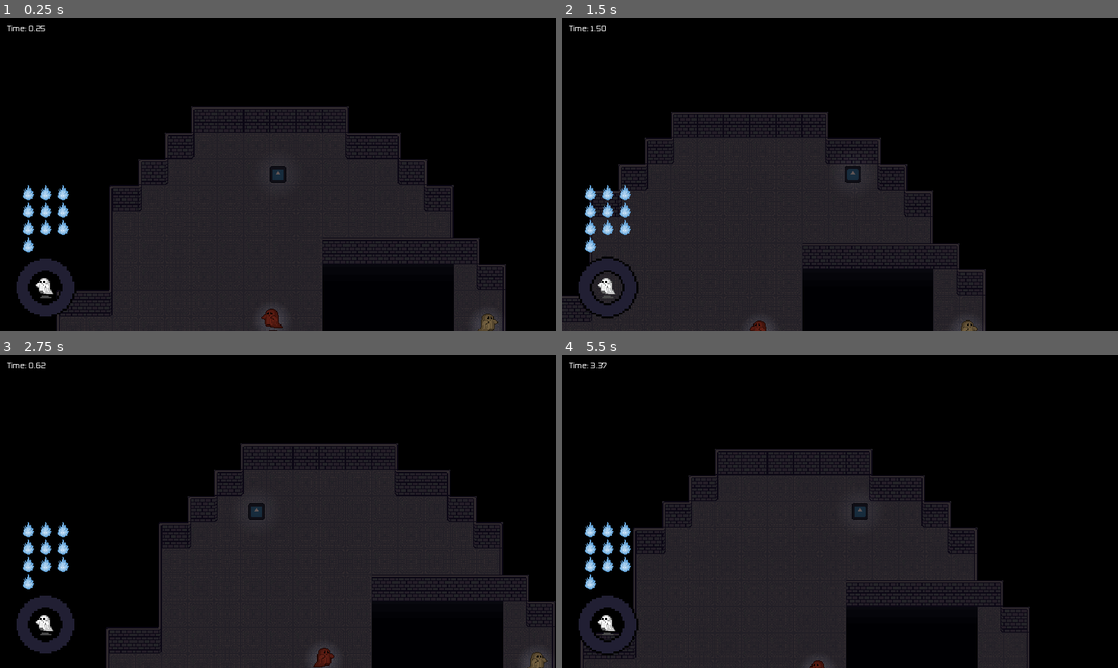
Above: before the commit, frames 1-4 (two rows, left to right).
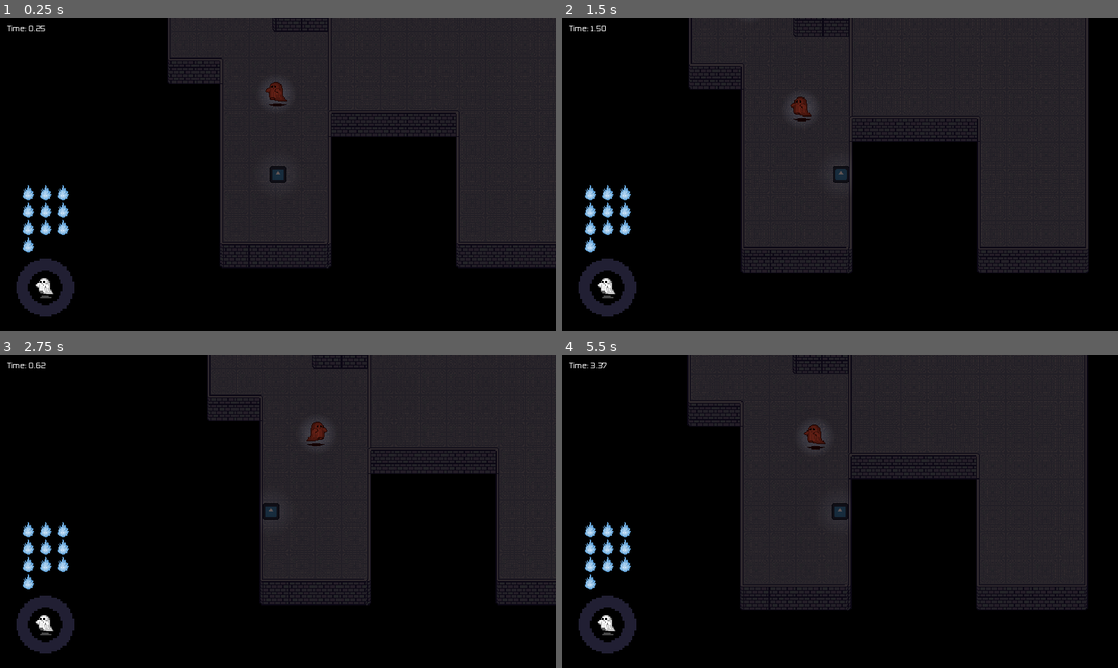
Above: after the commit, the same moments.

Repository: junyynyyn/Summer-Jam-2024
Game: Godot game, scene res://Scenes/Levels/Level3.tscn
Same seed, same stepped clock (60 frames per second), same inputs: the game is played once before the commit and once after it. This scene is started directly instead of the project's main scene. The engine's default icon, where the game draws it, is replaced by a stand-in: a white triangle on a blue panel in a dark square.
Inputs (mouse positions are in pixels of both pictures, inside the frame that each line leads up to):
- Up to frame 1 (0.25 s): no input
- Up to frame 2 (1.5 s): tap Enter at 0.5 s; move the mouse to (962, 158) at 0.52 s; hold D (right) 0.53-1.25 s; click (962, 158) at 0.6 s; tap W (up) at 0.77 s; drag from (728, 190) to (862, 174) at 1.27 s
- Up to frame 3 (2.75 s): move the mouse to (333, 442) at 2.02 s; hold A (left) from 2.03 s (still down); tap R at 2.1 s
- Up to frame 4 (5.5 s): release A (left) at 2.75 s; drag from (812, 574) to (673, 464) at 2.77 s; move the mouse to (1006, 558) at 3.52 s; hold D (right) 3.53-4.25 s; tap E at 3.6 s; tap W (up) at 3.77 s; drag from (673, 464) to (862, 511) at 4.27 s; move the mouse to (867, 511) at 5.02 s; hold D (right) from 5.03 s (still down); click (867, 511) at 5.1 s

The runs differ from the first frame. In frame 1, 53% of the frame differs, in the area x 10-100%, y 0-100%; in frame 2, 55%, in the area x 0-95%, y 0-100%; in frame 3, 48%; in frame 4, 55%.

Commit message:
Added web server code to repo

Diff:
--- a/UniMelb Game Jam/Scenes/Levels/Level3.tscn
+++ b/UniMelb Game Jam/Scenes/Levels/Level3.tscn
@@ -1,15 +1,13 @@
-[gd_scene load_steps=7 format=3 uid="uid://1mcxpxt45q80"]
+[gd_scene load_steps=5 format=3 uid="uid://1mcxpxt45q80"]
 
 [ext_resource type="PackedScene" uid="uid://dubob17g2sofp" path="res://Scenes/Levels/Level.tscn" id="1_w2kxf"]
 [ext_resource type="PackedScene" uid="uid://bbx8gevwkjq42" path="res://Scenes/Levels/Level4.tscn" id="2_gko7p"]
 [ext_resource type="PackedScene" uid="uid://cdrqjrhwbo643" path="res://Scenes/Enemies/Vanishing Ghost.tscn" id="3_xrqyw"]
 [ext_resource type="PackedScene" uid="uid://cguvwquhnifu3" path="res://Scenes/Enemies/Running Ghost.tscn" id="4_fo0bp"]
-[ext_resource type="PackedScene" uid="uid://ii8dc3g05ti5" path="res://Scenes/Enemies/Turning Ghost.tscn" id="4_i2vhg"]
-[ext_resource type="PackedScene" uid="uid://ddtqkme5jcwp6" path="res://Scenes/Enemies/Mirrored Ghost.tscn" id="5_oqogs"]
 
 [node name="Level" groups=["Level3"] instance=ExtResource("1_w2kxf")]
 level_name = "Level3"
-ghost_quota = 3
+ghost_quota = 5
 next_level = ExtResource("2_gko7p")
 TwoStar = 3.5
 ThreeStar = 3.0
@@ -17,22 +15,28 @@
 
 [node name="TileMap" parent="." index="2"]
 layer_0/tile_data = PackedInt32Array(393217, 65540, 1, 458753, 65540, 1, 524289, 65540, 1, 589825, 65540, 1, 655361, 65 …(4467 unchanged characters)…
-layer_1/tile_data = PackedInt32Array(-65528, 65540, 0, -6552 …(1522 unchanged characters)… 0, 2, 262156, 65540, 2, 262155, 65540, 2)
+layer_1/tile_data = PackedInt32Array(-65528, 65540, 0, -6552 …(1522 unchanged characters)… 0, 2, 262156, 65540, 2, 262155, 65540, 2, 851975, 131076, 1, 786439, 131076, 1, 720903, 131076, 1, 655367, 131076, 0, 655366, 65540, 0, 655365, 65540, 0, 655364, 4, 2, 589828, 4, 1, 524292, 4, 1, 262154, 65540, 0, 262153, 65540, 0, 262152, 65540, 0, 262151, 4, 0, 327687, 4, 1, 393223, 196612, 0, 393222, 65540, 2, 393221, 65540, 0, 393220, 4, 0, 458756, 4, 1, 589832, 327684, 0, 589833, 65540, 2, 589834, 65540, 2, 524296, 131076, 1, 458760, 131076, 1)
 
 [node name="Vanishing Ghost" parent="Ghosts" index="0" instance=ExtResource("3_xrqyw")]
-position = Vector2(540, 227)
+position = Vector2(303, 220)
 
 [node name="Running Ghost" parent="Ghosts" index="1" instance=ExtResource("4_fo0bp")]
-position = Vector2(289, 228)
+position = Vector2(160, 426)
 
-[node name="Turning Ghost" parent="Ghosts" index="2" instance=ExtResource("4_i2vhg")]
-position = Vector2(153, 406)
+[node name="Running Ghost2" parent="Ghosts" index="2" instance=ExtResource("4_fo0bp")]
+position = Vector2(97, 297)
 
-[node name="Mirrored Ghost" parent="Ghosts" index="3" instance=ExtResource("5_oqogs")]
-position = Vector2(424, 406)
+[node name="Running Ghost3" parent="Ghosts" index="3" instance=ExtResource("4_fo0bp")]
+position = Vector2(147, 141)
+
+[node name="Running Ghost4" parent="Ghosts" index="4" instance=ExtResource("4_fo0bp")]
+position = Vector2(286, 70)
+
+[node name="Running Ghost5" parent="Ghosts" index="5" instance=ExtResource("4_fo0bp")]
+position = Vector2(425, 89)
 
 [node name="Player" parent="PlayerResources" index="0"]
-position = Vector2(298, 51)
+position = Vector2(163, 526)
 
 [node name="CanvasModulate" parent="." index="8"]
 color = Color(0.709804, 0.6, 0.596078, 1)
Not shown, added: Game Jam - Server/app.py
Not shown, added: Game Jam - Server/db_query.py
Not shown, added: Game Jam - Server/gamejam_server/Scripts/Activate.ps1
Not shown, added: Game Jam - Server/gamejam_server/Scripts/activate
Not shown, added: Game Jam - Server/gamejam_server/Scripts/activate.bat
Not shown, added: Game Jam - Server/gamejam_server/Scripts/deactivate.bat
Not shown, added: Game Jam - Server/gamejam_server/Scripts/flask.exe
Not shown, added: Game Jam - Server/gamejam_server/Scripts/normalizer.exe
Not shown, added: Game Jam - Server/gamejam_server/Scripts/pip.exe
Not shown, added: Game Jam - Server/gamejam_server/Scripts/pip3.10.exe
Not shown, added: Game Jam - Server/gamejam_server/Scripts/pip3.exe
Not shown, added: Game Jam - Server/gamejam_server/Scripts/python.exe
(and 3 more such lines)
